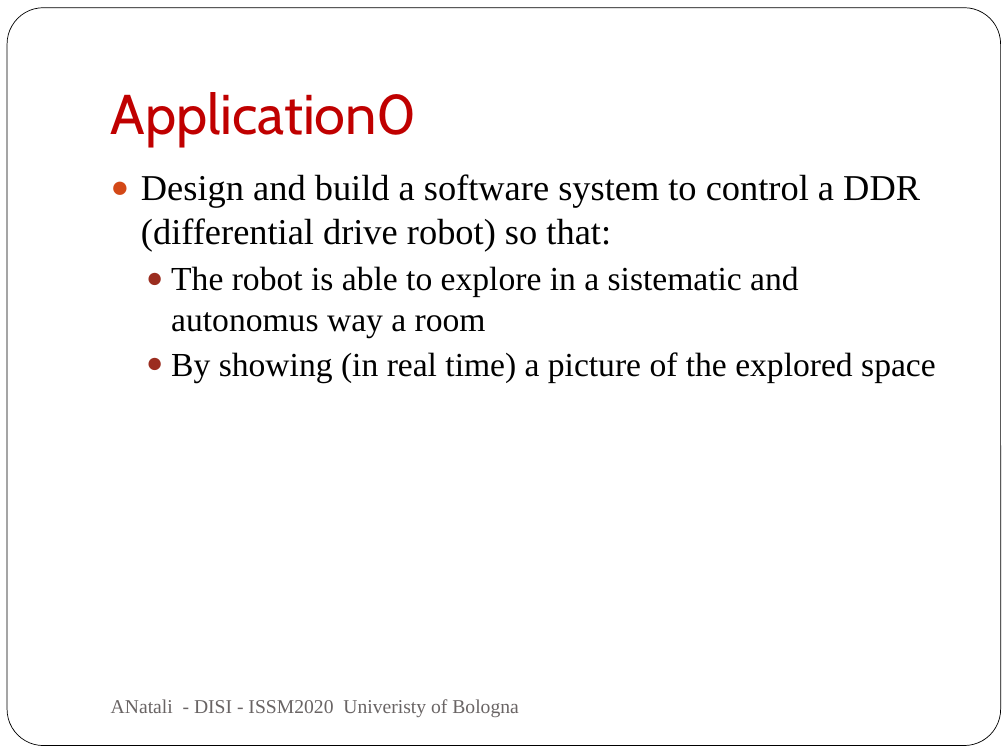
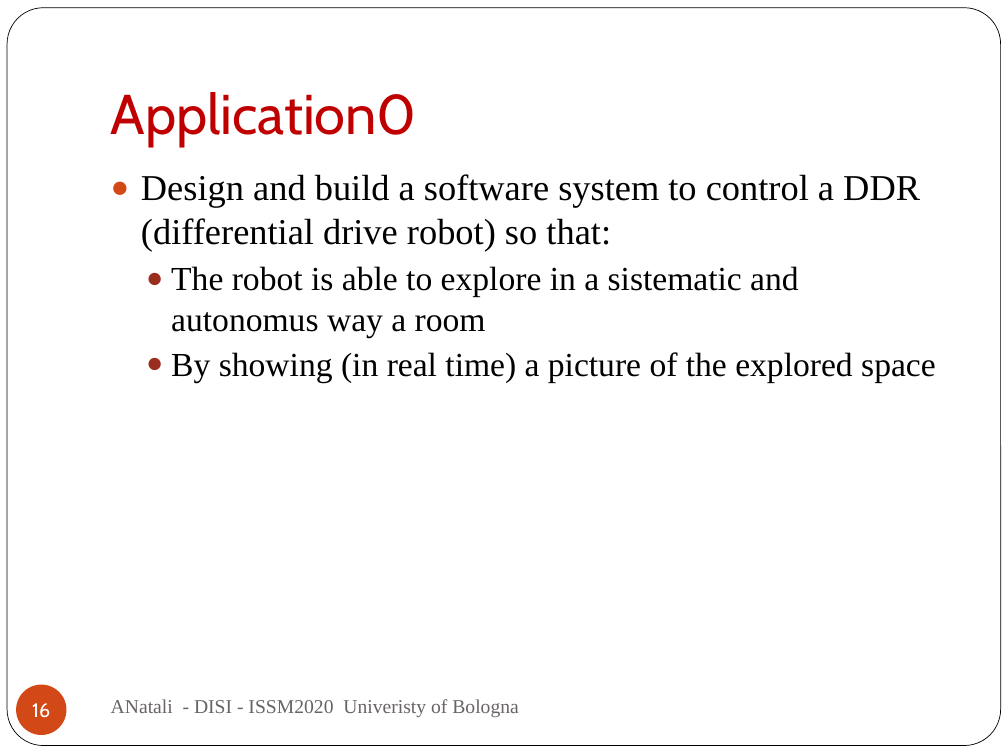
Before and after one commit to anatali/iss2020LabBo, a slide deck: slide 16 of it.unibo.issLabStart/userDocs/ISSM2020.pptx. Drawn at 1008x756 pixels with LibreOffice and Linux fonts; fonts in the diff are those of the drawing. Boxes give left, top, right and bottom in pixels: in the first picture for what was removed or moved away, otherwise in the second. Text is boxed around its words. In the diff, an @@ line names an element or a change of style, - is before the commit and + after.

```diff
--- a/it.unibo.issLabStart/userDocs/ISSM2020.pptx
+++ b/it.unibo.issLabStart/userDocs/ISSM2020.pptx
@@ page number added at bbox=[16, 684, 67, 735], fill #D34817, 14 pt, text #FFFFFF @@
+16
```
Also in this commit, not shown: 18 other slides changed, 12 other files.
